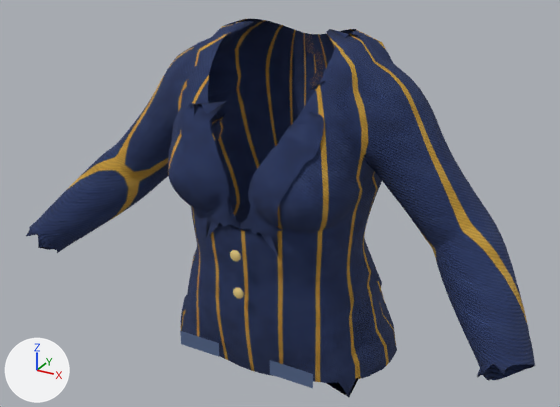
Before and after pictures for a commit that changed the glTF model game/assets/characters/cast/mina_vale/mina_vale__b_over.gltf.
One viewpoint serves both versions: a 50 mm camera at (0.58, -1.102, 1.621) aimed at (0.001, -0.049, 1.094). Arrows for +X, +Y and +Z are at lower left; the lights stay in place. The older version comes first. Vertices at exactly the same position are counted once.

Objects in the first picture: 'Jacket', 'Lapels', 'Trim_Pockets_1' and 1 more.
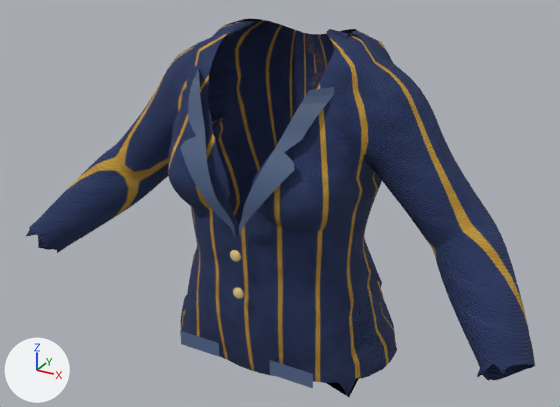
Edits to the bpy script that builds the scene:
```text
Add img_cast_mina_vale_mina_vale_b_over_buttons_0_normal:
    img_cast_mina_vale_mina_vale_b_over_buttons_0_normal = load_image('cast_mina_vale_mina_vale_b_over_buttons_0_normal', '../adela_voss/cast_adela_voss_adela_voss_a_over_buttons_0_normal.png', 16, 16, 'Non-Color')
Add img_cast_mina_vale_mina_vale_b_over_buttons_0_roughness:
    img_cast_mina_vale_mina_vale_b_over_buttons_0_roughness = load_image('cast_mina_vale_mina_vale_b_over_buttons_0_roughness', '../adela_voss/cast_adela_voss_adela_voss_a_over_buttons_0_roughness.png', 16, 16, 'Non-Color')
Add img_cast_mina_vale_mina_vale_b_over_revers_2_albedo:
    img_cast_mina_vale_mina_vale_b_over_revers_2_albedo = load_image('cast_mina_vale_mina_vale_b_over_revers_2_albedo', 'cast_mina_vale_mina_vale_b_over_revers_2_albedo.png', 16, 16, 'sRGB')
Add mat_cast_mina_vale_mina_vale_b_over_revers_2:
    mat_cast_mina_vale_mina_vale_b_over_revers_2 = bpy.data.materials.new('cast_mina_vale_mina_vale_b_over_revers_2')
    # uses the picture img_cast_mina_vale_mina_vale_b_over_buttons_0_normal
    # uses the picture img_cast_mina_vale_mina_vale_b_over_buttons_0_roughness
    # uses the picture img_cast_mina_vale_mina_vale_b_over_revers_2_albedo
Change me_lapels:
    used by ob_lapels; location = (0.0, 0.0, 0.0)
    remove me_lapels.from_pydata(...)  # 212 vertices, 280 faces; spans x -0.12..0.121, y -0.197..-0.099, z 1.066..1.331
    remove me_lapels.materials.append(mat_cast_mina_vale_mina_vale_parts_b_over_lapels)
    add me_lapels.from_pydata(...)  # 104 vertices, 100 faces; spans x -0.126..0.126, y -0.204..-0.09, z 1.088..1.323
    me_lapels part 1: the loose piece of 105 vertices spanning x -0.022..0.121, y -0.197..-0.125, z 1.066..1.291 is rebuilt with 52 vertices and now spans x 0.004..0.126, y -0.204..-0.09, z 1.088..1.323, in mat_cast_mina_vale_mina_vale_b_over_revers_2
    me_lapels part 2: the loose piece of 100 vertices spanning x -0.12..0.022, y -0.197..-0.133, z 1.066..1.288 is rebuilt with 52 vertices and now spans x -0.126..-0.004, y -0.204..-0.09, z 1.088..1.323, in mat_cast_mina_vale_mina_vale_b_over_revers_2
    other edits to the shape of me_lapels do not show in these pictures
    add me_lapels.materials.append(mat_cast_mina_vale_mina_vale_b_over_revers_2)
```

Pixel boxes [x1, y1, x2, y2] of what changed, in the pictures (560 x 407 px):
'Lapels', reshaped, recoloured (7% wider)
    before: [181, 81, 325, 256]
    after: [180, 68, 334, 238]
part 1 of me_lapels, rebuilt
    before: [233, 112, 324, 256]
    after: [239, 87, 334, 238]
part 2 of me_lapels, rebuilt
    before: [181, 101, 248, 238]
    after: [180, 68, 235, 237]
